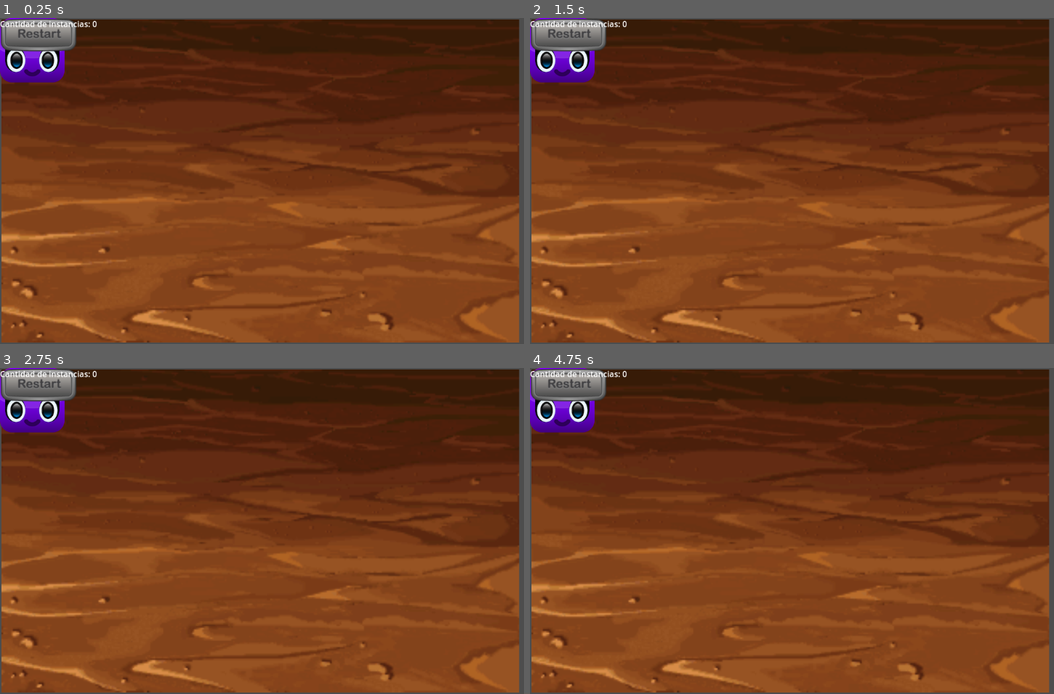
Above: before the commit, frames 1-4 (two rows, left to right).
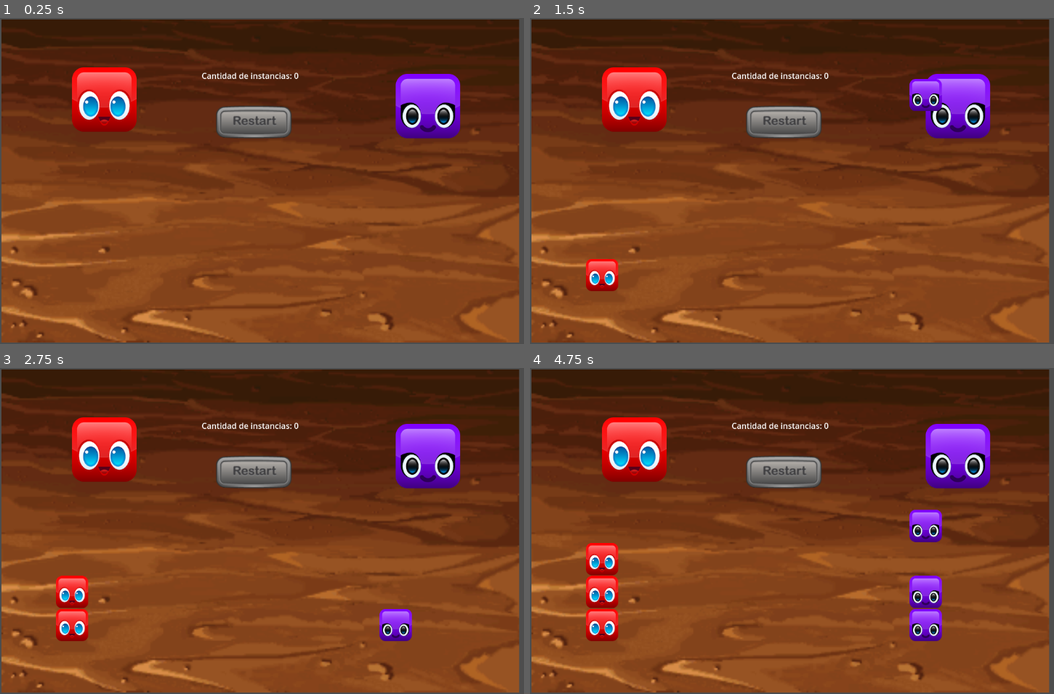
Above: after the commit, the same moments.

Repository: lucagm94/ejercicio_senales
Game: Godot game, scene res://scenes/Menu/Menu.tscn
The game is run twice, just before and just after one commit, with the same random seed, the same clock (stepped at 60 frames per second) and the same inputs.
Inputs (mouse positions are in pixels of both pictures, inside the frame that each line leads up to; where the layout moved, square brackets give the same spot in the first picture):
- Up to frame 1 (0.25 s): no input
- Up to frame 2 (1.5 s): click (634, 99) [561, 50] at 0.5 s; click (959, 106) [561, 50] at 1.25 s
- Up to frame 3 (2.75 s): click (104, 449) [31, 400] at 2 s
- Up to frame 4 (4.75 s): click (959, 456) [561, 400] at 2.75 s; click (634, 449) [561, 400] at 3.5 s; click (959, 456) [561, 400] at 4.25 s

The runs differ from the first frame. In frame 1, 9.0% of the frame differs, in the area x 0-88%, y 0-37%; in frame 2, 9.9%; in frame 3, 11%; in frame 4, 13%, in the area x 0-88%, y 0-84%.

Commit message:
Se creo la función "count_new_instance" en el script de la escena "Menu"

Diff:
--- a/scenes/Menu/Menu.gd
+++ b/scenes/Menu/Menu.gd
@@ -9,3 +9,6 @@
 	# Constante "INSTANCES_TEXT" más el valor de "instancesCount" como Texto
 	$CountLabel.text = INSTANCES_TEXT + str(instancesCount)
 	pass
+
+func count_new_instance() -> void:
+	instancesCount += 1
--- a/scenes/Menu/Menu.tscn
+++ b/scenes/Menu/Menu.tscn
@@ -18,10 +18,22 @@
 texture = ExtResource("1")
 
 [node name="RedGenerator" parent="." instance=ExtResource("3")]
+offset_left = 143.0
+offset_top = 98.0
+offset_right = 271.0
+offset_bottom = 226.0
 
 [node name="VioletGenerator" parent="." instance=ExtResource("2")]
+offset_left = 785.0
+offset_top = 111.0
+offset_right = 913.0
+offset_bottom = 239.0
 
 [node name="Reset" parent="." instance=ExtResource("4")]
+offset_left = 427.0
+offset_top = 173.0
+offset_right = 579.0
+offset_bottom = 240.0
 
 [node name="Floor" type="StaticBody2D" parent="."]
 position = Vector2(513.885, 577.225)
@@ -30,5 +42,9 @@
 shape = SubResource("1")
 
 [node name="CountLabel" type="Label" parent="."]
+offset_left = 400.0
+offset_top = 103.0
+offset_right = 580.0
+offset_bottom = 129.0
 text = "Cantidad de Instancias:
 "
